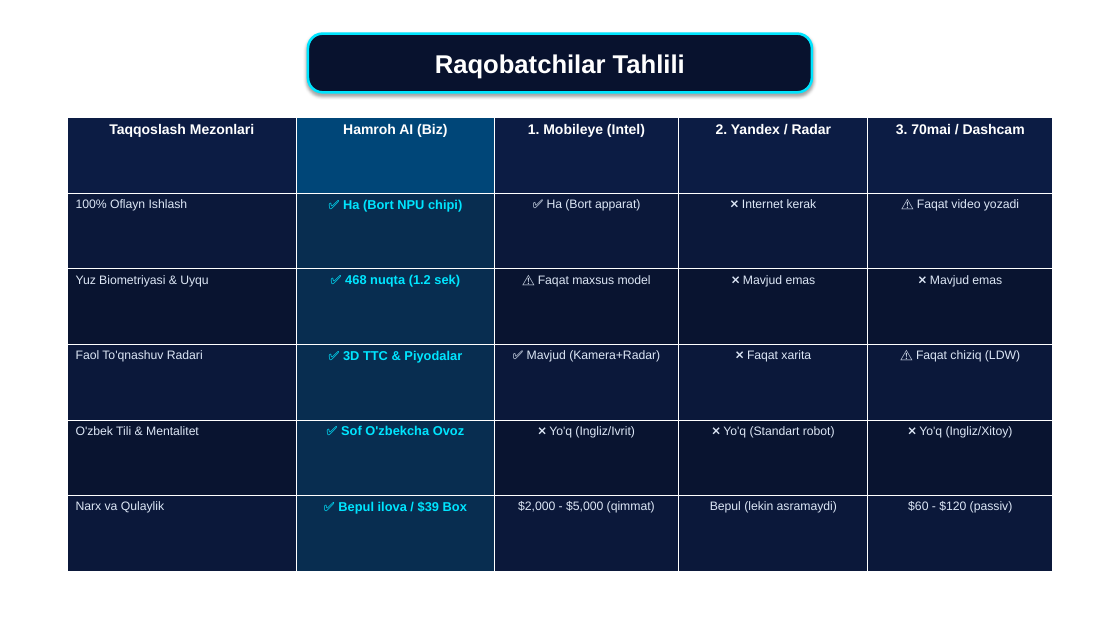
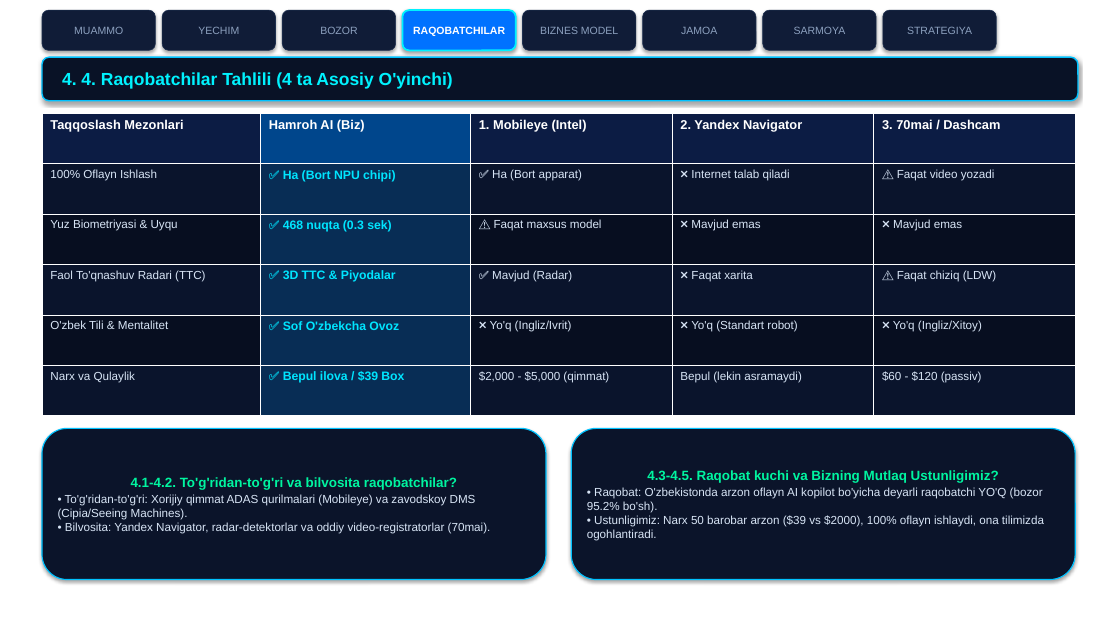
Before and after one commit to abdukamolismoilov5-dotcom/hamroh-ai, a slide deck: slide 7 of docs/presentations/1_HamrohAI_Canva_Shablon_Taqdimot_7000$.pptx (slide 4 before the commit). Drawn at 1120x630 pixels with LibreOffice and Linux fonts; fonts in the diff are those of the drawing; background and template pictures are left out. Boxes give left, top, right and bottom in pixels: in the first picture for what was removed or moved away, otherwise in the second. Text is boxed around its words. In the diff, an @@ line names an element or a change of style, - is before the commit and + after.

```diff
--- a/docs/presentations/1_HamrohAI_Canva_Shablon_Taqdimot_7000$.pptx
+++ b/docs/presentations/1_HamrohAI_Canva_Shablon_Taqdimot_7000$.pptx
@@ rounded rectangle added at (x1=42, y1=10, x2=155, y2=50), fill #101C37, outline #1E3050 0.5 pt, 9 pt, text #8CA0BE @@
+MUAMMO
@@ rounded rectangle added at (x1=162, y1=10, x2=276, y2=50), fill #101C37, outline #1E3050 0.5 pt, 9 pt, text #8CA0BE @@
+YECHIM
@@ rounded rectangle added at (x1=282, y1=10, x2=396, y2=50), fill #101C37, outline #1E3050 0.5 pt, 9 pt, text #8CA0BE @@
+BOZOR
@@ rounded rectangle "RAQOBATCHILAR" resized from (x1=308, y1=34, x2=812, y2=92) to (x1=402, y1=10, x2=516, y2=50) @@
@@ rounded rectangle "RAQOBATCHILAR" at (x1=402, y1=10, x2=516, y2=50): fill #08122E to #0072FF; outline #00E5FF 2.2 pt to #00F2FE 1.5 pt; proportions changed @@
@@ text in rounded rectangle at (x1=413, y1=26, x2=505, y2=36): text changed; size 22 to 9 pt @@
-Raqobatchilar Tahlili
+RAQOBATCHILAR
@@ rounded rectangle added at (x1=523, y1=10, x2=636, y2=50), fill #101C37, outline #1E3050 0.5 pt, 9 pt, text #8CA0BE @@
+BIZNES MODEL
@@ rounded rectangle added at (x1=643, y1=10, x2=756, y2=50), fill #101C37, outline #1E3050 0.5 pt, 9 pt, text #8CA0BE @@
+JAMOA
@@ rounded rectangle added at (x1=763, y1=10, x2=876, y2=50), fill #101C37, outline #1E3050 0.5 pt, 9 pt, text #8CA0BE @@
+SARMOYA
@@ rounded rectangle added at (x1=883, y1=10, x2=996, y2=50), fill #101C37, outline #1E3050 0.5 pt, 9 pt, text #8CA0BE @@
+STRATEGIYA
@@ rounded rectangle added at (x1=42, y1=57, x2=1078, y2=101), fill #091226, outline #00C2FF 1.2 pt, 15 pt, text #00F2FE, bold @@
+4. 4. Raqobatchilar Tahlili (4 ta Asosiy O'yinchi)
@@ table at (x1=42, y1=113, x2=1075, y2=416) @@
-row 1, column 4: 2. Yandex / Radar
+row 1, column 4: 2. Yandex Navigator
-row 2, column 4: ❌ Internet kerak
+row 2, column 4: ❌ Internet talab qiladi
-row 3, column 2: ✅ 468 nuqta (1.2 sek)
+row 3, column 2: ✅ 468 nuqta (0.3 sek)
-row 4, column 1: Faol To'qnashuv Radari
+row 4, column 1: Faol To'qnashuv Radari (TTC)
-row 4, column 3: ✅ Mavjud (Kamera+Radar)
+row 4, column 3: ✅ Mavjud (Radar)
@@ fill #004678 to #00468C in row 1, column 2 @@
@@ fill #0B183A to #0A142C in 12 cells @@
@@ fill #082D50 to #082D55 in 5 cells @@
@@ fill #091430 to #070E20 in 8 cells @@
@@ size 12 to 11 pt in "Taqqoslash Mezonlari", "Hamroh AI (Biz)", "1. Mobileye (Intel)", "3. 70mai / Dashcam" @@
@@ size 10.5 to 10 pt, text colour #DCE6F5 to #D7E4F5 in "100% Oflayn Ishlash", "✅ Ha (Bort apparat)", "⚠️ Faqat video yozadi", "Yuz Biometriyasi & Uyqu" and 13 more places @@
@@ size 11 to 10.5 pt in "✅ Ha (Bort NPU chipi)", "✅ 3D TTC & Piyodalar", "✅ Sof O'zbekcha Ovoz", "✅ Bepul ilova / $39 Box" @@
@@ alignment centre to left @@
@@ table resized from (x1=67, y1=118, x2=1053, y2=571) to (x1=42, y1=113, x2=1075, y2=416) @@
@@ rounded rectangle added at (x1=42, y1=429, x2=546, y2=580), fill #0B142A, outline #00C2FF 1 pt, 10 pt, text #D7E4F5 @@
+4.1-4.2. To'g'ridan-to'g'ri va bilvosita raqobatchilar?
+• To'g'ridan-to'g'ri: Xorijiy qimmat ADAS qurilmalari (Mobileye) va zavodskoy DMS (Cipia/Seeing Machines).
+• Bilvosita: Yandex Navigator, radar-detektorlar va oddiy video-registratorlar (70mai).
@@ rounded rectangle added at (x1=571, y1=429, x2=1075, y2=580), fill #0B142A, outline #00C2FF 1 pt, 10 pt, text #D7E4F5 @@
+4.3-4.5. Raqobat kuchi va Bizning Mutlaq Ustunligimiz?
+• Raqobat: O'zbekistonda arzon oflayn AI kopilot bo'yicha deyarli raqobatchi YO'Q (bozor 95.2% bo'sh).
+• Ustunligimiz: Narx 50 barobar arzon ($39 vs $2000), 100% oflayn ishlaydi, ona tilimizda ogohlantiradi.
```
Also in this commit, not shown: 2 other slides changed, 9 slides added, 8 slides removed.
